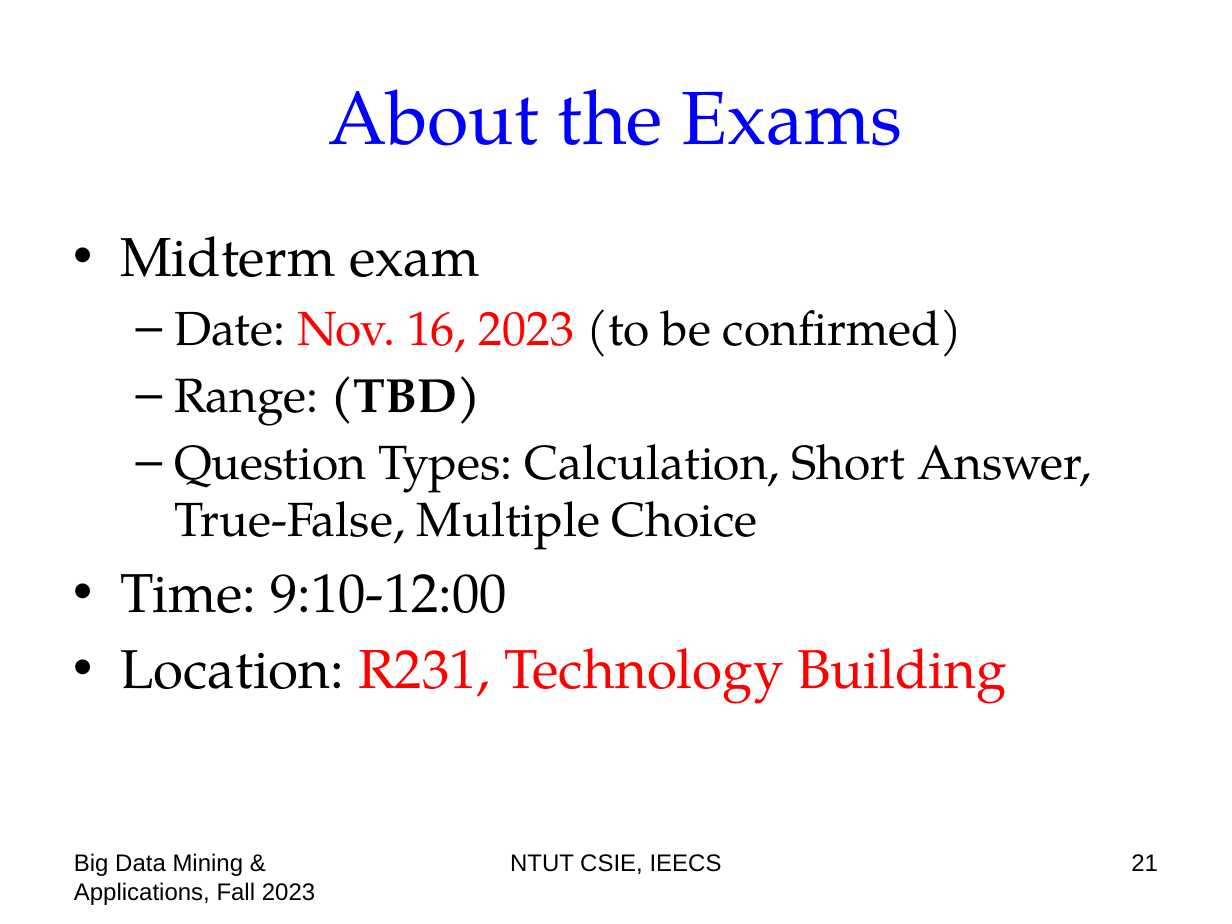
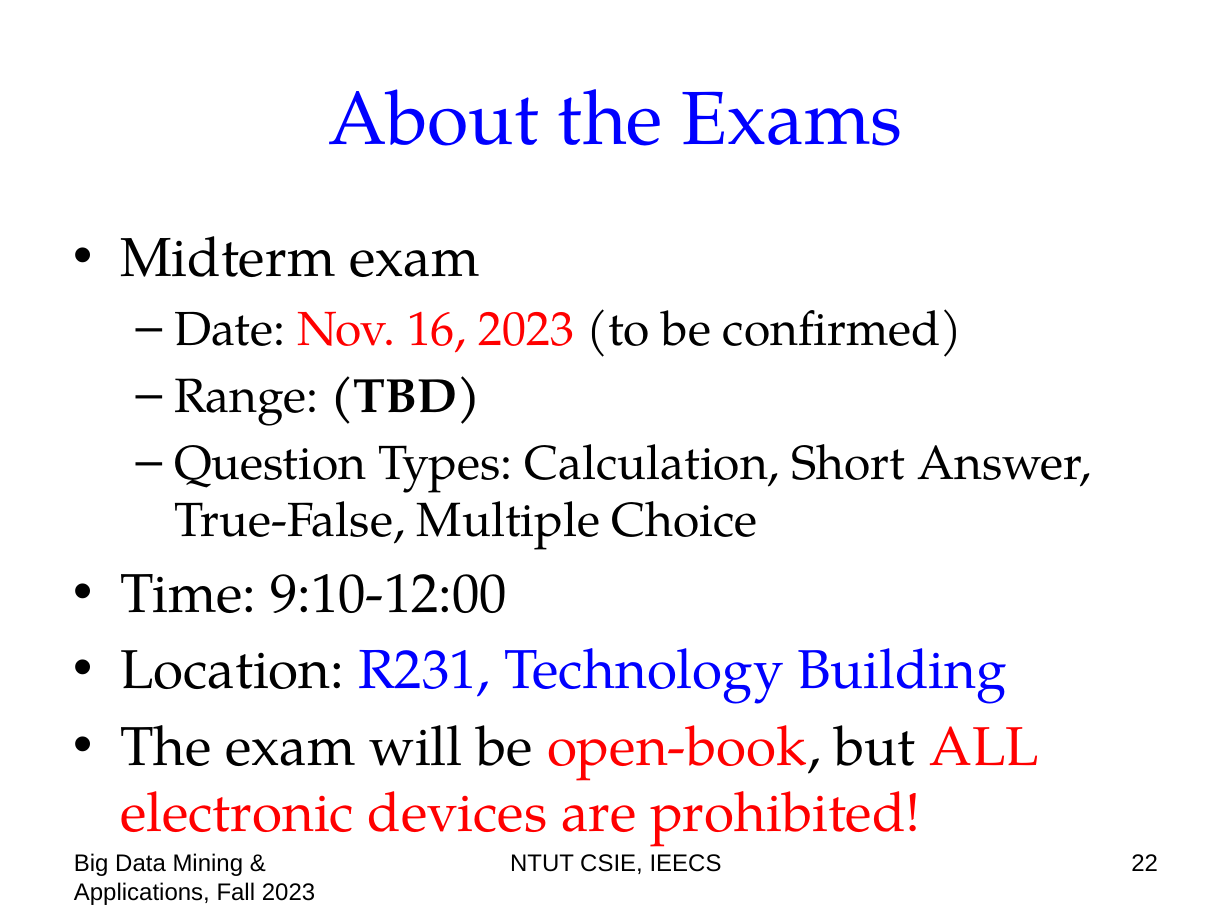
Before and after one commit to chriswjh/chriswjh.github.io, a slide deck: slide 22 of BDM/00-overview.pptx (slide 21 before the commit). Drawn at 1232x924 pixels with LibreOffice and Linux fonts; fonts in the diff are those of the drawing. Boxes give left, top, right and bottom in pixels: in the first picture for what was removed or moved away, otherwise in the second. Text is boxed around its words. In the diff, an @@ line names an element or a change of style, - is before the commit and + after.

```diff
--- a/BDM/00-overview.pptx
+++ b/BDM/00-overview.pptx
@@ text at (120, 648, 1007, 704): text colour #FF0000 to #0000FF in "R231, Technology Building" @@
@@ text at (120, 725, 1039, 847): paragraph added @@
+• The exam will be open-book, but ALL electronic devices are prohibited!
@@ page number at (1131, 854, 1158, 871): text changed @@
-21
+22
```
Also in this commit, not shown: 3 other slides changed, 1 slide added.
